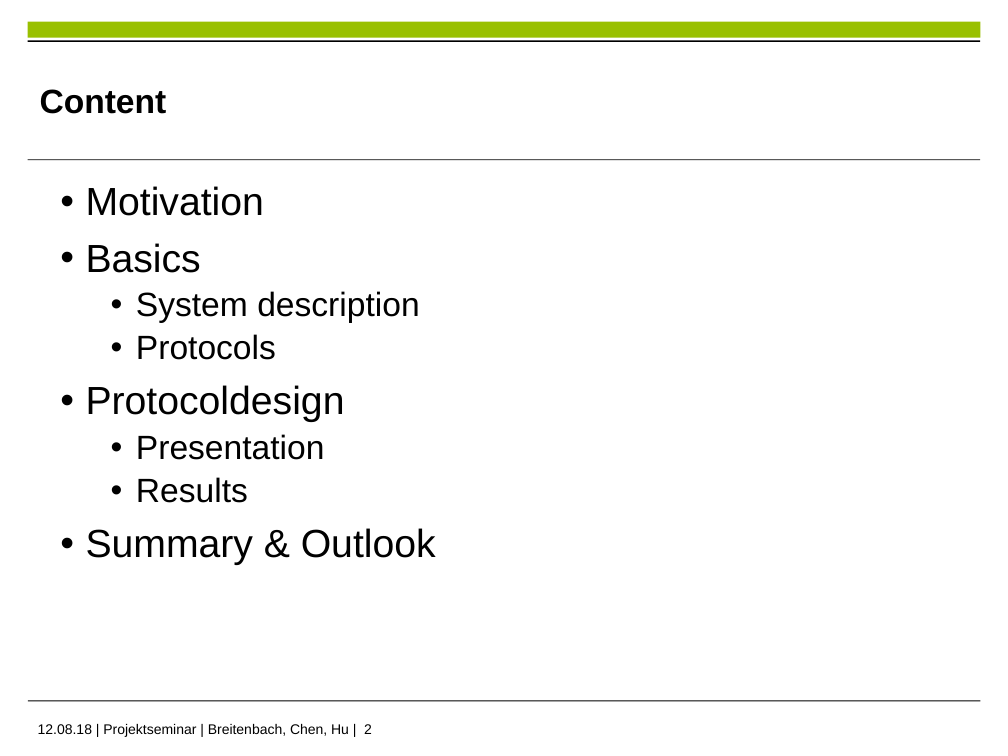
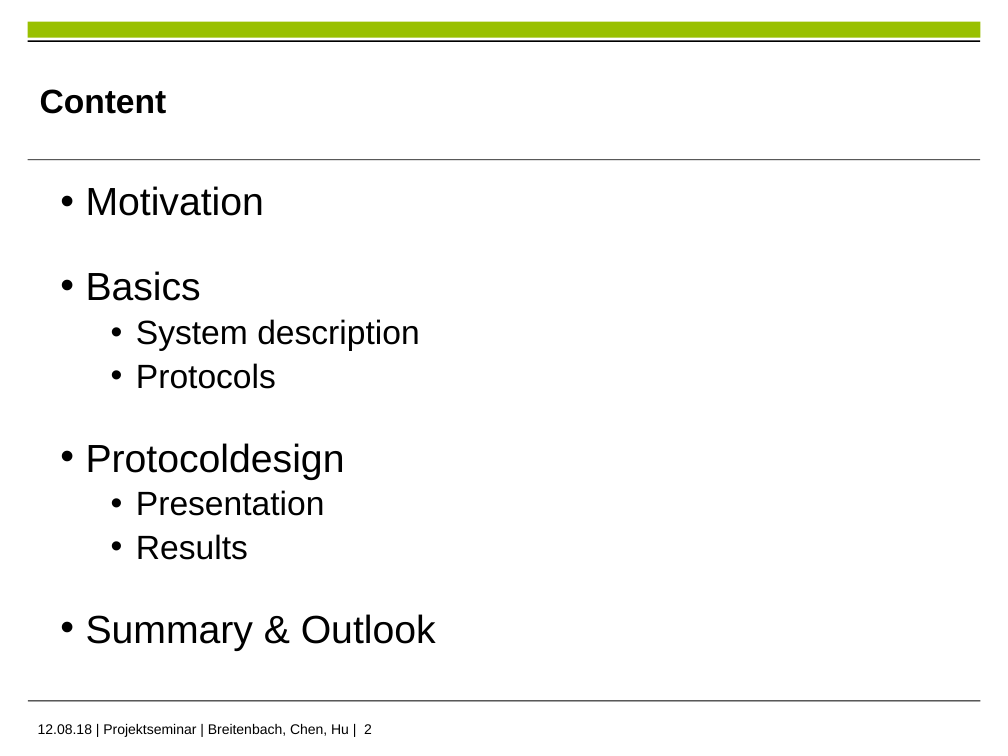
Before and after one commit to im-Kitsch/RMR_sensor_fusion, a slide deck: slide 2 of data/presentation/PS_presentation.pptx. Drawn at 1008x756 pixels with LibreOffice and Linux fonts; fonts in the diff are those of the drawing; background and template pictures are left out. Boxes give left, top, right and bottom in pixels: in the first picture for what was removed or moved away, otherwise in the second. Text is boxed around its words. In the diff, an @@ line names an element or a change of style, - is before the commit and + after.

```diff
--- a/data/presentation/PS_presentation.pptx
+++ b/data/presentation/PS_presentation.pptx
@@ text at box(86, 271, 436, 651): line spacing 0.9 to 1.5 @@
```
Also in this commit, not shown: 4 other slides changed, 1 slide added, 3 slides removed.
